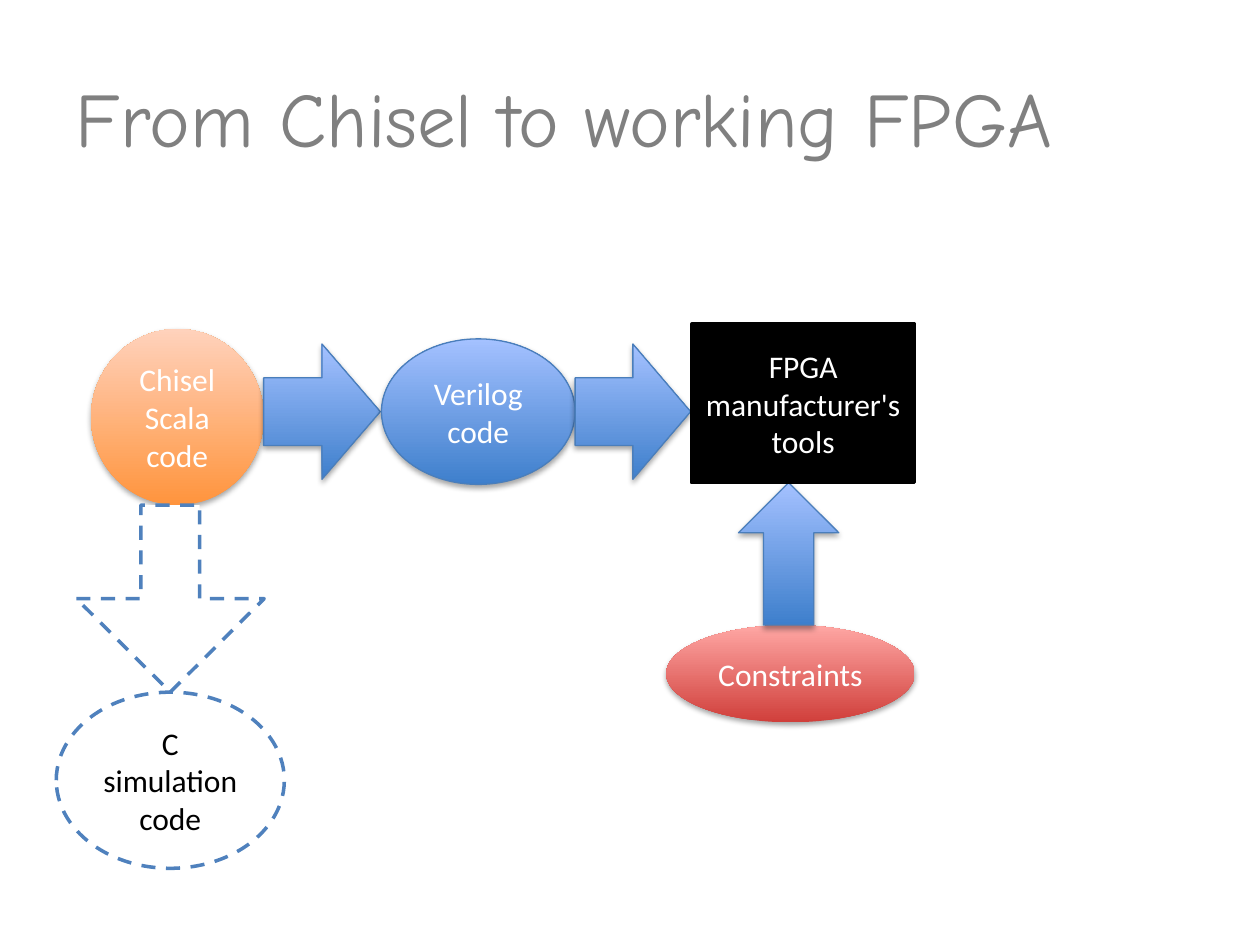
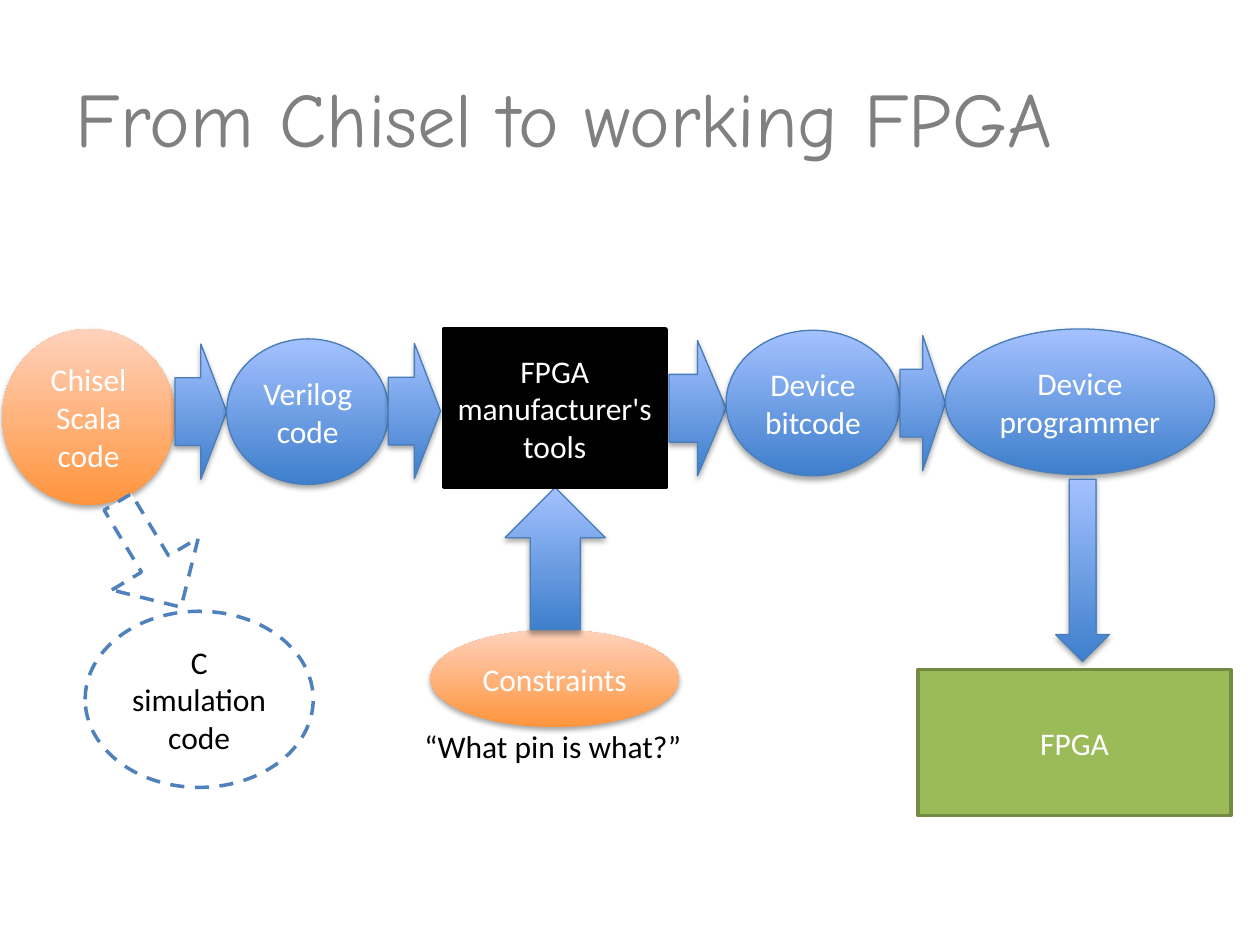
Before and after one commit to valdisxp1/scalaCL-chisel-presentation, a slide deck: slide 11 of ScalaCL_Chissel.pptx (slide 9 before the commit). Drawn at 1260x945 pixels with LibreOffice and Linux fonts; fonts in the diff are those of the drawing. Boxes give left, top, right and bottom in pixels: in the first picture for what was removed or moved away, otherwise in the second. Text is boxed around its words. In the diff, an @@ line names an element or a change of style, - is before the commit and + after.

Commit message:
am I done?

```diff
--- a/ScalaCL_Chissel.pptx
+++ b/ScalaCL_Chissel.pptx
@@ ellipse "Chisel": place and size @@
-ellipse "Chisel" at [91,329,263,505]
+ellipse "Chisel" at [3,329,175,505]
@@ rectangle "FPGA manufacturer's": place and size @@
-rectangle "FPGA manufacturer's" at [692,324,915,483]
+rectangle "FPGA manufacturer's" at [444,329,667,488]
@@ ellipse added at [945,329,1215,475], fill gradient #3F80CE to #A4C4FF, outline #4B7EBC 0.75 pt, 18 pt, text #FFFFFF @@
+Device
+programmer
@@ right arrow: place and size @@
-right arrow at [263,344,381,479]
+right arrow at [175,344,227,479]
@@ ellipse "Verilog": place and size @@
-ellipse "Verilog" at [382,339,576,485]
+ellipse "Verilog" at [227,339,389,485]
@@ right arrow: place and size @@
-right arrow at [575,344,690,479]
+right arrow at [388,344,440,479]
@@ right arrow added at [669,340,726,475], fill gradient #3F80CE to #A4C4FF, outline #4B7EBC 0.75 pt @@
@@ ellipse added at [726,330,900,476], fill gradient #3F80CE to #A4C4FF, outline #4B7EBC 0.75 pt, 18 pt, text #FFFFFF @@
+Device bitcode
@@ right arrow added at [900,335,945,470], fill gradient #3F80CE to #A4C4FF, outline #4B7EBC 0.75 pt @@
@@ down arrow at [75,475,225,632]: rotation 0 to 329 degrees @@
@@ down arrow added at [1056,479,1110,662], fill gradient #3F80CE to #A4C4FF, outline #4B7EBC 0.75 pt @@
@@ up arrow: place and size @@
-up arrow at [738,483,839,625]
+up arrow at [505,488,606,630]
@@ ellipse "C simulation code": place and size @@
-ellipse "C simulation code" at [57,692,285,868]
+ellipse "C simulation code" at [86,611,314,788]
@@ ellipse "Constraints": place and size @@
-ellipse "Constraints" at [667,625,915,722]
+ellipse "Constraints" at [431,630,679,727]
@@ ellipse "Constraints" at [431,630,679,727]: fill gradient #D1403C to #FFA6A5 to gradient #FF953E to #FFD2BD @@
@@ rectangle added at [919,669,1231,815], fill #9BBB59, outline #738A42 2 pt, 18 pt, text #FFFFFF @@
+FPGA
@@ text added at [424,735,682,763], 18 pt, text #000000 @@
+“What pin is what?”
```
Also in this commit, not shown: 1 other slide changed, 4 slides added, 1 slide removed.
